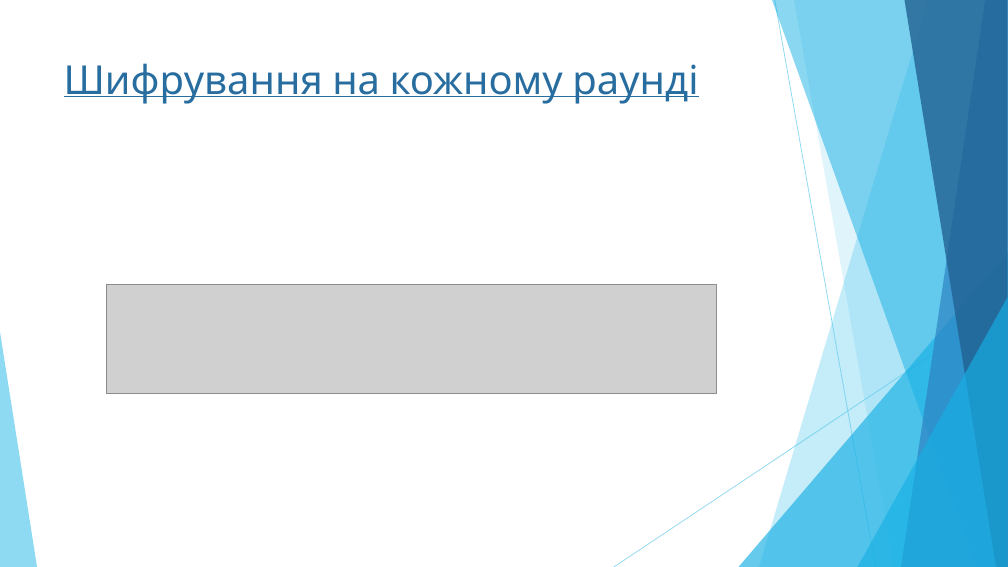
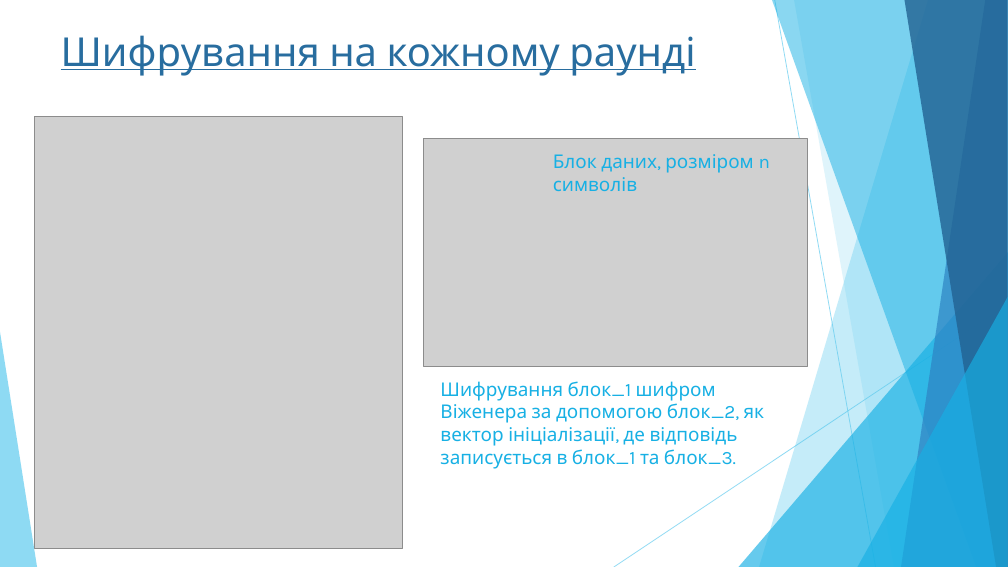
Before and after one commit to yarikpo/MAN-2019-2020-chat, a slide deck: slide 7 of prez/emty.pptx. Drawn at 1008x567 pixels with LibreOffice and Linux fonts; fonts in the diff are those of the drawing; grey boxes stand for pictures. Boxes give left, top, right and bottom in pixels: in the first picture for what was removed or moved away, otherwise in the second. Text is boxed around its words. In the diff, an @@ line names an element or a change of style, - is before the commit and + after.

```diff
--- a/prez/emty.pptx
+++ b/prez/emty.pptx
@@ title "Шифрування на кожному раунді": place and size @@
-title "Шифрування на кожному раунді" at [64,63,698,104]
+title "Шифрування на кожному раунді" at [61,35,695,76]
@@ picture added at [35,116,402,549] @@
@@ picture added at [423,138,807,366] @@
@@ text added at [553,154,770,191], 18 pt, text #17B0E4 @@
+Блок даних, розміром n символів
@@ picture removed at [107,284,717,394] @@
@@ text added at [440,381,765,469], 18 pt, text #17B0E4 @@
+Шифрування блок_1 шифром Віженера за допомогою блок_2, як вектор ініціалізації, де відповідь записується в блок_1 та блок_3.
```
Also in this commit, not shown: 4 other slides changed, 1 slide added, 2 slides removed.
